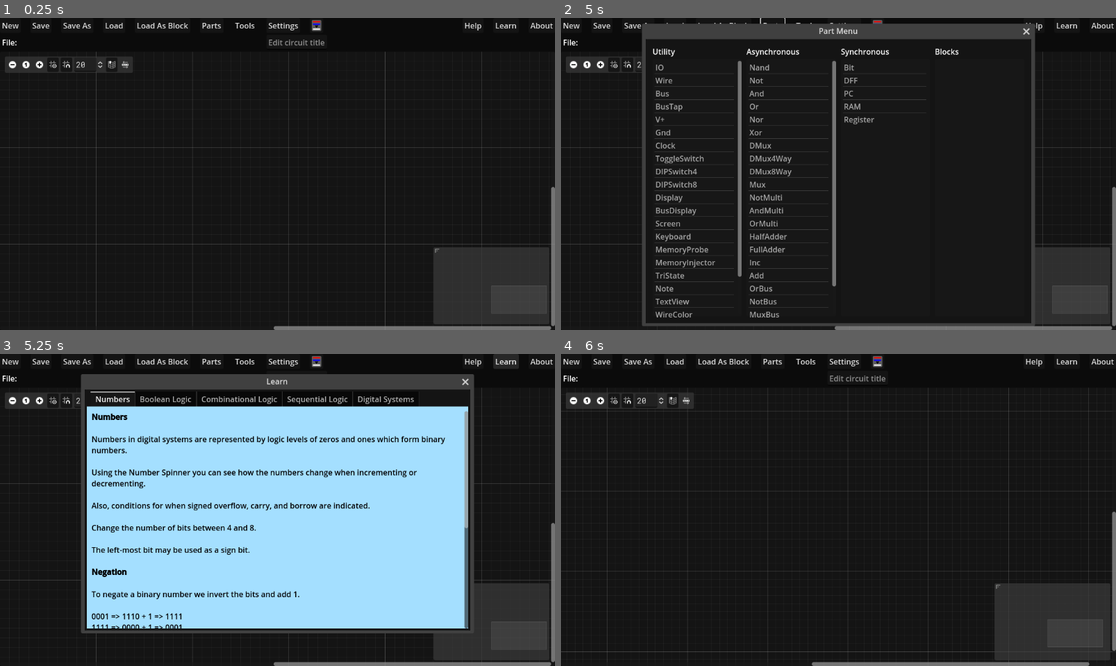
Above: before the commit, frames 1-4 (two rows, left to right).
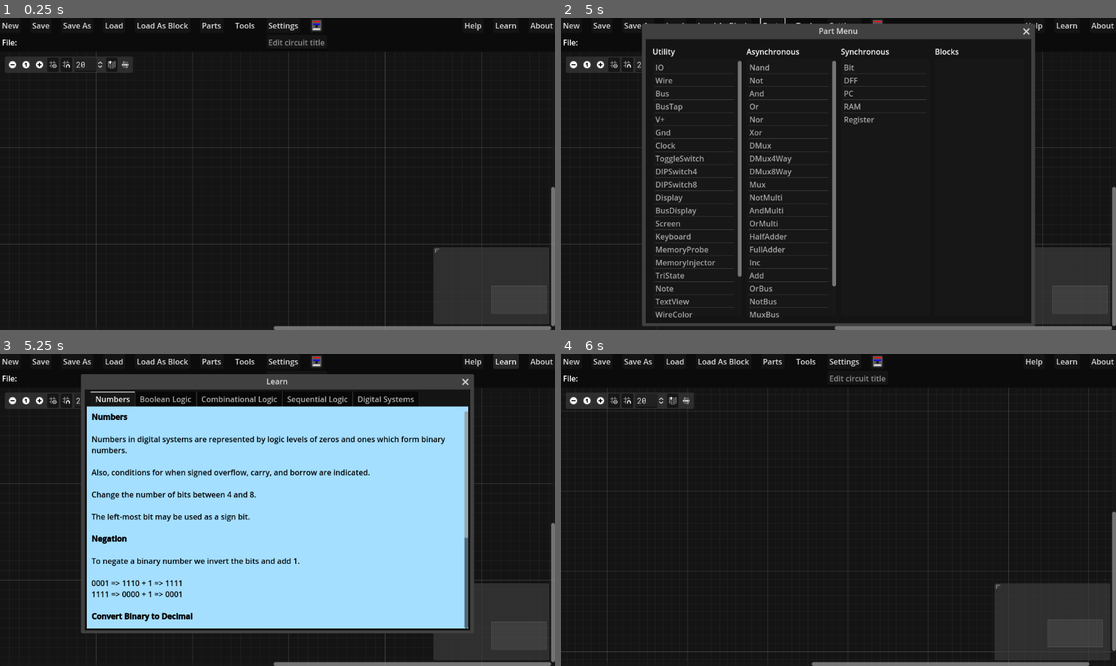
Above: after the commit, the same moments.

Repository: andrew-wilkes/logic-simulator-2
Game: Godot game, scene res://main.tscn
Two runs of this game, one before a commit and one after it. Both use one fixed random seed, a clock stepped at 60 frames per second and the inputs below.
Inputs (mouse positions are in pixels of both pictures, inside the frame that each line leads up to):
- Up to frame 1 (0.25 s): no input
- Up to frame 2 (5 s): click (855, 42) at 0.52 s; type "Alex" at 0.6 s; click "New" at 1.25 s; click "New" at 2 s; click "Parts" at 2.75 s; click "Tools" at 3.5 s; click (877, 24) at 4.25 s
- Up to frame 3 (5.25 s): click "Learn" at 5 s
- Up to frame 4 (6 s): click (572, 400) at 5.75 s

Frames 1-2 are identical in both runs. In frame 3, 4.2% of the frame differs, in the area x 16-85%, y 36-88%; in frame 4, nothing differs.

Commit message:
Some changes to help text

Diff:
--- a/src/classes/part.gd
+++ b/src/classes/part.gd
@@ -14,7 +14,6 @@
 # A value of 10 seems to be a good choice when testing.
 const RACE_COUNT_THRESHOLD = 10
 const DEBUG = false
-const FLIP_SIDES = [RIGHT, LEFT]
 const IN = 0
 const OUT = 0
 
--- a/src/project.godot
+++ b/src/project.godot
@@ -27,10 +27,6 @@
 
 gdscript/warnings/integer_division=0
 
-[editor_plugins]
-
-enabled=PackedStringArray("res://addons/gdUnit4/plugin.cfg")
-
 [gdunit4]
 
 settings/test/test_lookup_folder="tests"
--- a/src/scenes/LearnTabs.tscn
+++ b/src/scenes/LearnTabs.tscn
@@ -28,8 +28,6 @@
 text = "[b]Numbers[/b]
 
 Numbers in digital systems are represented by logic levels of zeros and ones which form binary numbers.
-
-Using the Number Spinner you can see how the numbers change when incrementing or decrementing.
 
 Also, conditions for when signed overflow, carry, and borrow are indicated.
 
@@ -186,7 +184,7 @@
 
 [b]Subtractor[/b]
 
-We may convert the adder to a subtractor by inverting its B input and adding a 1 by injecting 1 into the carry in input.
+We may convert the adder to a subtractor by inverting its B input and adding a 1 by injecting it into the carry (borrow in the case of subtracting) input.
 
 [img]res://assets/pics/sub.png[/img]
 
--- a/src/scenes/help_tabs.tscn
+++ b/src/scenes/help_tabs.tscn
@@ -39,7 +39,7 @@
 
 Pins on the right side of parts may fan out to multiple end points, but pins on the left side only accept one input.
 
-In general, pins on the left side of a part are inputs, and pins on the right side of a part are outputs. But IO and some others (to be decided) are bi-directional, however the signal input does not go back along other wires connected to the same pin.
+Pins on the left side of parts are inputs, and pins on the right side are outputs. So, some parts that normally have bi-directional data busses have these busses split between input data and output data such as for say a memory part.
 
 To hold a pin high or low, there are parts for V+ and Gnd available.
 
@@ -52,7 +52,7 @@
 To remove logic level coloring of the wires during use, there is a colored button that may be pressed in the menu bar.
 
 [b]Circuit Blocks[/b]
-Previously saved circuits may be loaded as blocks. This caus …(203 unchanged characters)… he Blocks list with the title of the Ciruit or its file name if the Circuit was  …(71 unchanged characters)…
+Previously saved circuits may be loaded as blocks. This caus …(203 unchanged characters)… he Blocks list with the title of the Circuit or its file name if the Circuit was  …(71 unchanged characters)…
 
 IO parts are required in order to obtain IO pins for block parts. One side of each of these parts should be fully un-co …(280 unchanged characters)…
 
